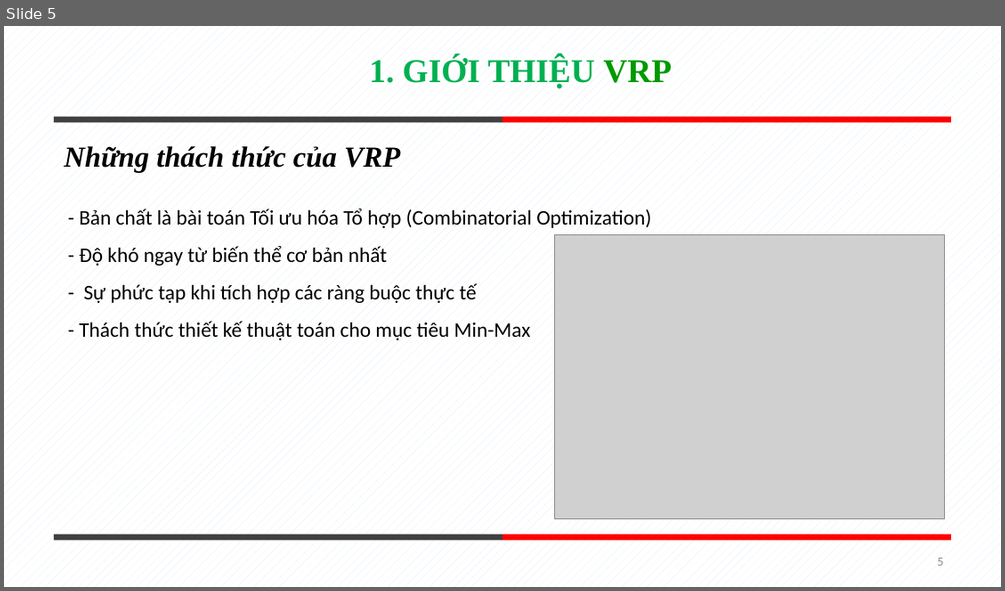
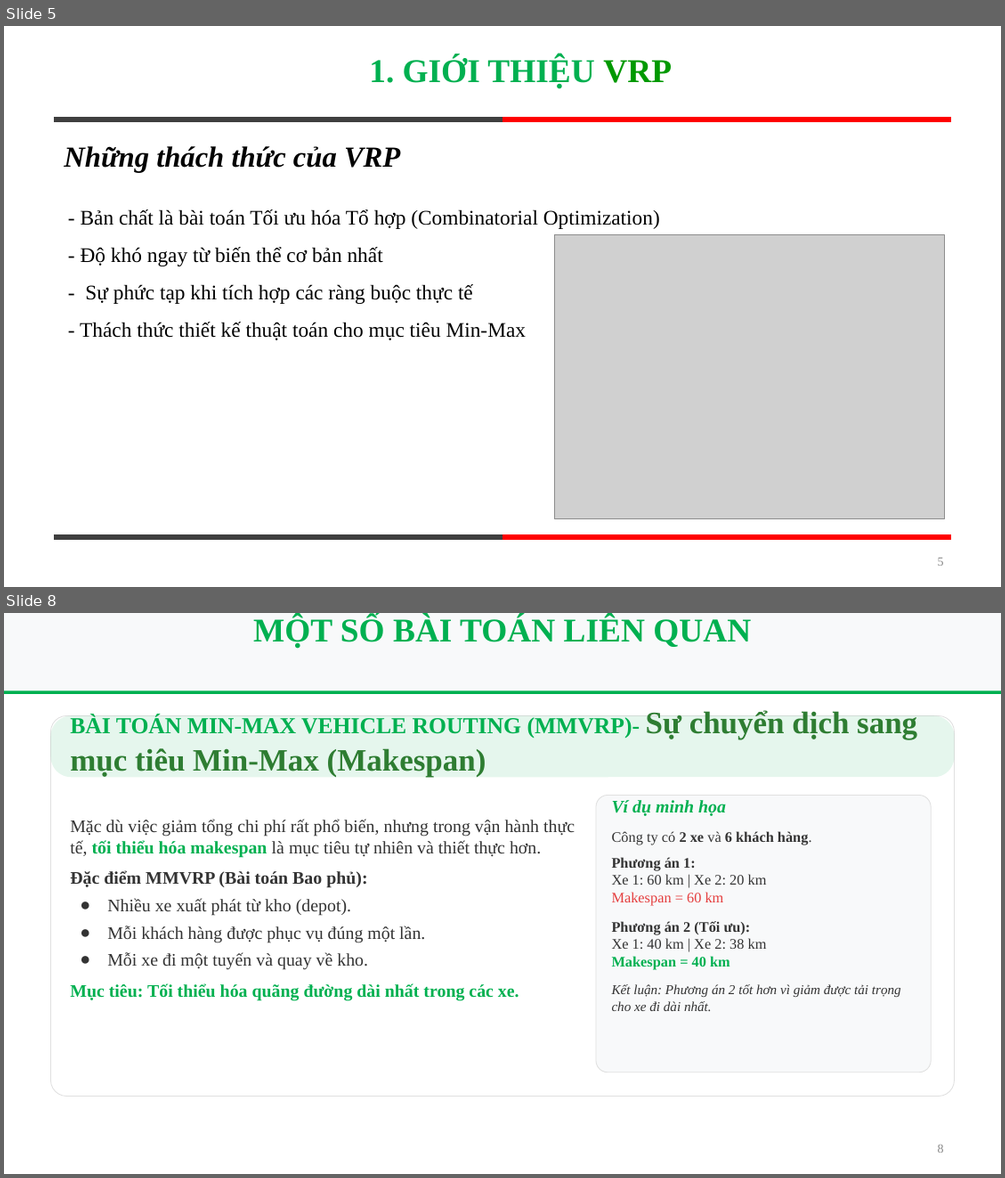
Before and after one commit to tuanxx31/DACTDLGT, a slide deck: baocao.pptx. Shown one above the other, each under a label of ours: slide 5 before the commit, slides 5 and 8 after it; the slides between them are not shown. The pictures are 1005x591 and 1005x1178 pixels, drawn with LibreOffice and Linux fonts; fonts in the diff are those of the drawing; grey boxes stand for pictures. Boxes give left, top, right and bottom in pixels: in the first picture for what was removed or moved away, otherwise in the second. Text is boxed around its words. In the diff, an @@ line names an element or a change of style, - is before the commit and + after.

```diff
--- a/baocao.pptx
+++ b/baocao.pptx
@@ slide 8 added at [4, 613, 1001, 1174], background #FFFFFF @@
@@ rectangle added at [4, 613, 1001, 690], fill #F8F9FA @@
@@ title added at [253, 617, 751, 649], 32 pt, text #00B050, bold @@
+MỘT SỐ BÀI TOÁN LIÊN QUAN
@@ rectangle added at [4, 690, 1001, 694], fill #00B050 @@
@@ group added at [50, 710, 954, 1096]: 3 rounded rectangles, 3 texts @@
+BÀI TOÁN MIN-MAX VEHICLE ROUTING (MMVRP)- Sự chuyển dịch sang mục tiêu Min-Max (Makespan)
+Mặc dù việc giảm tổng chi phí rất phổ biến, nhưng trong vận hành thực tế, tối thiểu hóa makespan là mục tiêu tự nhiên và thiết thực hơn.
+Đặc điểm MMVRP (Bài toán Bao phủ):
+● Nhiều xe xuất phát từ kho (depot).
+● Mỗi khách hàng được phục vụ đúng một lần.
+● Mỗi xe đi một tuyến và quay về kho.
+Mục tiêu: Tối thiểu hóa quãng đường dài nhất trong các xe.
+Ví dụ minh họa
+Công ty có 2 xe và 6 khách hàng.
+Phương án 1:
+Xe 1: 60 km | Xe 2: 20 km
+Makespan = 60 km
+Phương án 2 (Tối ưu):
+Xe 1: 40 km | Xe 2: 38 km
+Makespan = 40 km
+Kết luận: Phương án 2 tốt hơn vì giảm được tải trọng cho xe đi dài nhất.
@@ page number added at [938, 1144, 944, 1152], 12 pt, text #888888 @@
+8
@@ slide 5 changed as well @@
@@ background pattern #E0EBF6 on #FFFFFF to #FFFFFF @@
@@ text "- Bản chất là bài ..." at [80, 209, 660, 340]: font Calibri to Times New Roman @@
@@ page number at [938, 557, 944, 565]: font Calibri to Times New Roman, text colour #8C8C8C to #888888 @@
```
Also in this commit, not shown: 17 other slides changed, 3 other slides added, 1 slide removed.
